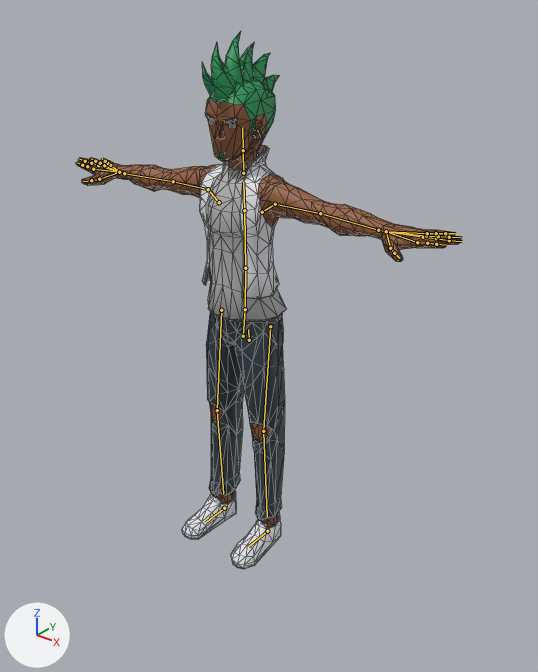
Renders of the glTF model js/models/avatars/club-crowd-vm7.glb from each side of a commit.
Before and after are seen from a 50 mm camera at (1.66, -1.98, 2.13) aimed at (0.14, -0.08, 0.95). Every picture has the same lights, and +X, +Y and +Z are marked at lower left. The first picture is the older version. The bones that change, and the others that lie on the model, are drawn over the model as lines. Mesh edges are drawn as thin lines.

Objects in the first picture: 'Punk_Body'.
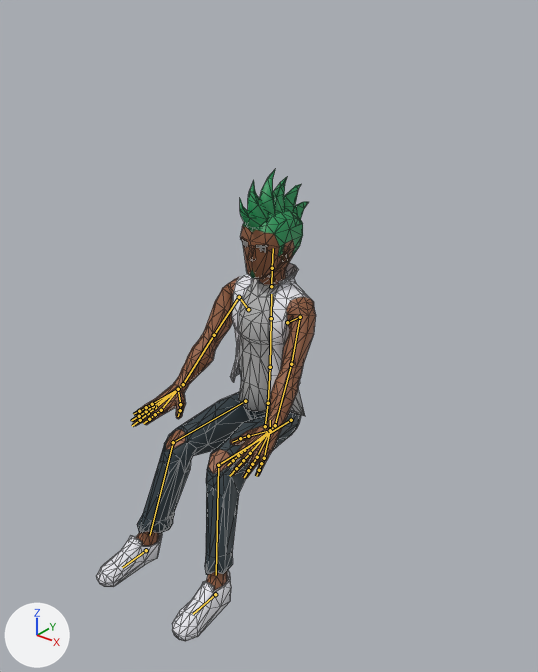
The newer file adds an action. The first version stands in its rest pose; the second is drawn at frame 0 of the action 'Seated_Low_Loop'.

Boxes (x1, y1, x2, y2) around the edits, measured in the pictures (538 x 672 px):
'Punk_Body', posed (43% narrower, 12% shorter)
    before: (76, 31, 462, 570)
    after: (96, 170, 316, 642)
bone 'Body', root to tip
    before: (249, 340) to (248, 329)
    after: (270, 429) to (270, 420)
bone 'Head', root to tip
    before: (243, 150) to (242, 127)
    after: (272, 268) to (273, 248)
bone 'UpperArm.L', root to tip
    before: (275, 204) to (320, 213)
    after: (300, 317) to (291, 364)
bone 'LowerArm.L', root to tip
    before: (320, 213) to (378, 230)
    after: (291, 364) to (275, 425)
bone 'Wrist.L', root to tip
    before: (378, 230) to (386, 231)
    after: (275, 425) to (270, 430)
bone 'UpperArm.R', root to tip
    before: (208, 189) to (173, 181)
    after: (239, 297) to (214, 335)
bone 'LowerArm.R', root to tip
    before: (173, 181) to (124, 173)
    after: (214, 335) to (183, 384)
bone 'Wrist.R', root to tip
    before: (124, 173) to (119, 172)
    after: (183, 384) to (178, 389)
bone 'UpperLeg.L', root to tip
    before: (270, 326) to (263, 431)
    after: (291, 420) to (218, 465)
bone 'LowerLeg.L', root to tip
    before: (263, 431) to (267, 516)
    after: (218, 465) to (216, 575)
bone 'UpperLeg.R', root to tip
    before: (221, 310) to (217, 410)
    after: (245, 401) to (173, 442)
bone 'LowerLeg.R', root to tip
    before: (217, 410) to (223, 494)
    after: (173, 442) to (150, 535)
bone 'Foot.L', root to tip
    before: (267, 531) to (248, 546)
    after: (215, 594) to (193, 614)
bone 'Foot.R', root to tip
    before: (224, 508) to (205, 522)
    after: (146, 550) to (122, 567)

The change, as a list of edits to the scene's bpy script:
```text
Change bone_body:
    where bone_body = bpy.data.objects['CharacterArmature'].pose.bones['Body']  # child of 'Root'
    bone_body.location: (0.0, 0.0, 0.0) -> (0.0, -0.47, -0.13)
    bone_body.rotation_quaternion: (1.0, 0.0, 0.0, 0.0) -> (1.0, -0.025, -0.002, 0.0)  # degrees (0, 0, 0) -> degrees (-3, 0, 0)
Change bone_head:
    where bone_head = bpy.data.objects['CharacterArmature'].pose.bones['Head']  # child of 'Neck'
    bone_head.rotation_quaternion: (1.0, 0.0, 0.0, 0.0) -> (1.0, -0.006, -0.016, 0.0)  # degrees (0, 0, 0) -> degrees (-1, -2, 0)
Change bone_upperarm_l:
    where bone_upperarm_l = bpy.data.objects['CharacterArmature'].pose.bones['UpperArm.L']  # child of 'Shoulder.L'
    bone_upperarm_l.rotation_quaternion: (1.0, 0.0, 0.0, 0.0) -> (0.783, -0.509, 0.01, -0.357)  # degrees (0, 0, 0) -> degrees (-59, -20, -37)
Change bone_lowerarm_l:
    where bone_lowerarm_l = bpy.data.objects['CharacterArmature'].pose.bones['LowerArm.L']  # child of 'UpperArm.L'
    bone_lowerarm_l.rotation_quaternion: (1.0, 0.0, 0.0, 0.0) -> (0.997, -0.015, 0.069, 0.029)  # degrees (0, 0, 0) -> degrees (-1, 8, 3)
Change bone_wrist_l:
    where bone_wrist_l = bpy.data.objects['CharacterArmature'].pose.bones['Wrist.L']  # child of 'LowerArm.L'
    bone_wrist_l.rotation_quaternion: (1.0, 0.0, 0.0, 0.0) -> (0.919, 0.21, 0.221, -0.249)  # degrees (0, 0, 0) -> degrees (19, 31, -25)
Change bone_upperarm_r:
    where bone_upperarm_r = bpy.data.objects['CharacterArmature'].pose.bones['UpperArm.R']  # child of 'Shoulder.R'
    bone_upperarm_r.rotation_quaternion: (1.0, 0.0, 0.0, 0.0) -> (-0.782, 0.502, 0.014, -0.369)  # degrees (0, 0, 0) -> degrees (-58, 20, 39)
Change bone_lowerarm_r:
    where bone_lowerarm_r = bpy.data.objects['CharacterArmature'].pose.bones['LowerArm.R']  # child of 'UpperArm.R'
    bone_lowerarm_r.rotation_quaternion: (1.0, 0.0, 0.0, 0.0) -> (-0.997, 0.013, 0.067, 0.029)  # degrees (0, 0, 0) -> degrees (-1, -8, -3)
Change bone_wrist_r:
    where bone_wrist_r = bpy.data.objects['CharacterArmature'].pose.bones['Wrist.R']  # child of 'LowerArm.R'
    bone_wrist_r.rotation_quaternion: (1.0, 0.0, 0.0, 0.0) -> (-0.924, -0.206, 0.211, -0.242)  # degrees (0, 0, 0) -> degrees (19, -29, 24)
Change bone_upperleg_l:
    where bone_upperleg_l = bpy.data.objects['CharacterArmature'].pose.bones['UpperLeg.L']  # child of 'Body'
    bone_upperleg_l.rotation_quaternion: (1.0, 0.0, 0.0, 0.0) -> (0.743, 0.003, -0.001, 0.67)  # degrees (0, 0, 0) -> degrees (0, 0, 84)
Change bone_lowerleg_l:
    where bone_lowerleg_l = bpy.data.objects['CharacterArmature'].pose.bones['LowerLeg.L']  # child of 'UpperLeg.L'
    bone_lowerleg_l.rotation_quaternion: (1.0, 0.0, 0.0, 0.0) -> (-0.814, -0.576, -0.05, 0.057)  # degrees (0, 0, 0) -> degrees (70, 8, -2)
Change bone_upperleg_r:
    where bone_upperleg_r = bpy.data.objects['CharacterArmature'].pose.bones['UpperLeg.R']  # child of 'Body'
    bone_upperleg_r.rotation_quaternion: (1.0, 0.0, 0.0, 0.0) -> (-0.743, -0.006, 0.001, 0.67)  # degrees (0, 0, 0) -> degrees (1, 0, -84)
Change bone_lowerleg_r:
    where bone_lowerleg_r = bpy.data.objects['CharacterArmature'].pose.bones['LowerLeg.R']  # child of 'UpperLeg.R'
    bone_lowerleg_r.rotation_quaternion: (1.0, 0.0, 0.0, 0.0) -> (0.814, 0.576, -0.05, 0.057)  # degrees (0, 0, 0) -> degrees (70, -8, 2)
Change bone_foot_l:
    where bone_foot_l = bpy.data.objects['CharacterArmature'].pose.bones['Foot.L']  # child of 'Root'
    bone_foot_l.location: (0.0, 0.0, 0.0) -> (0.07, 0.4, 0.002)
Change bone_foot_r:
    where bone_foot_r = bpy.data.objects['CharacterArmature'].pose.bones['Foot.R']  # child of 'Root'
    bone_foot_r.location: (0.0, 0.0, 0.0) -> (-0.07, 0.4, 0.002)
```
